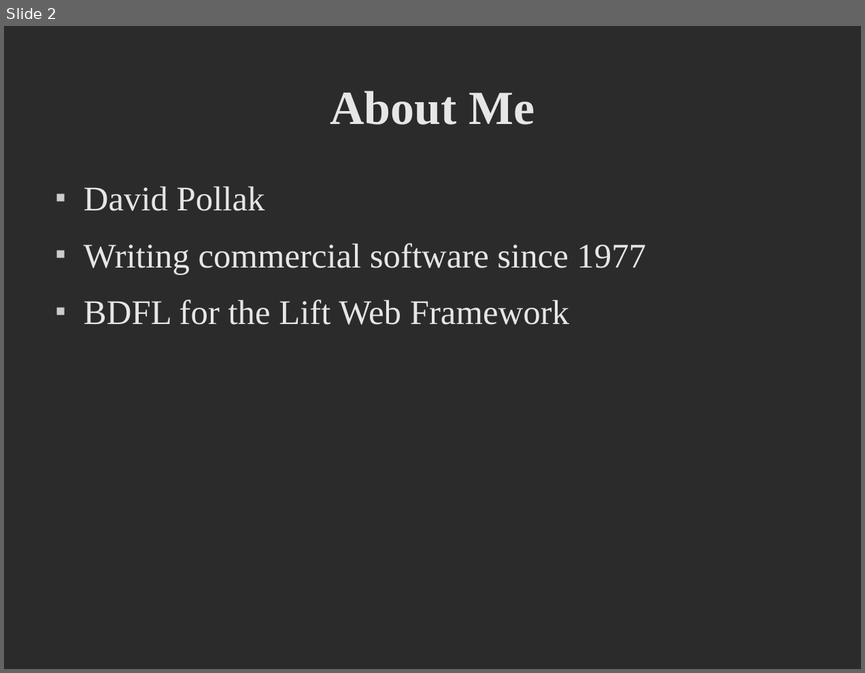
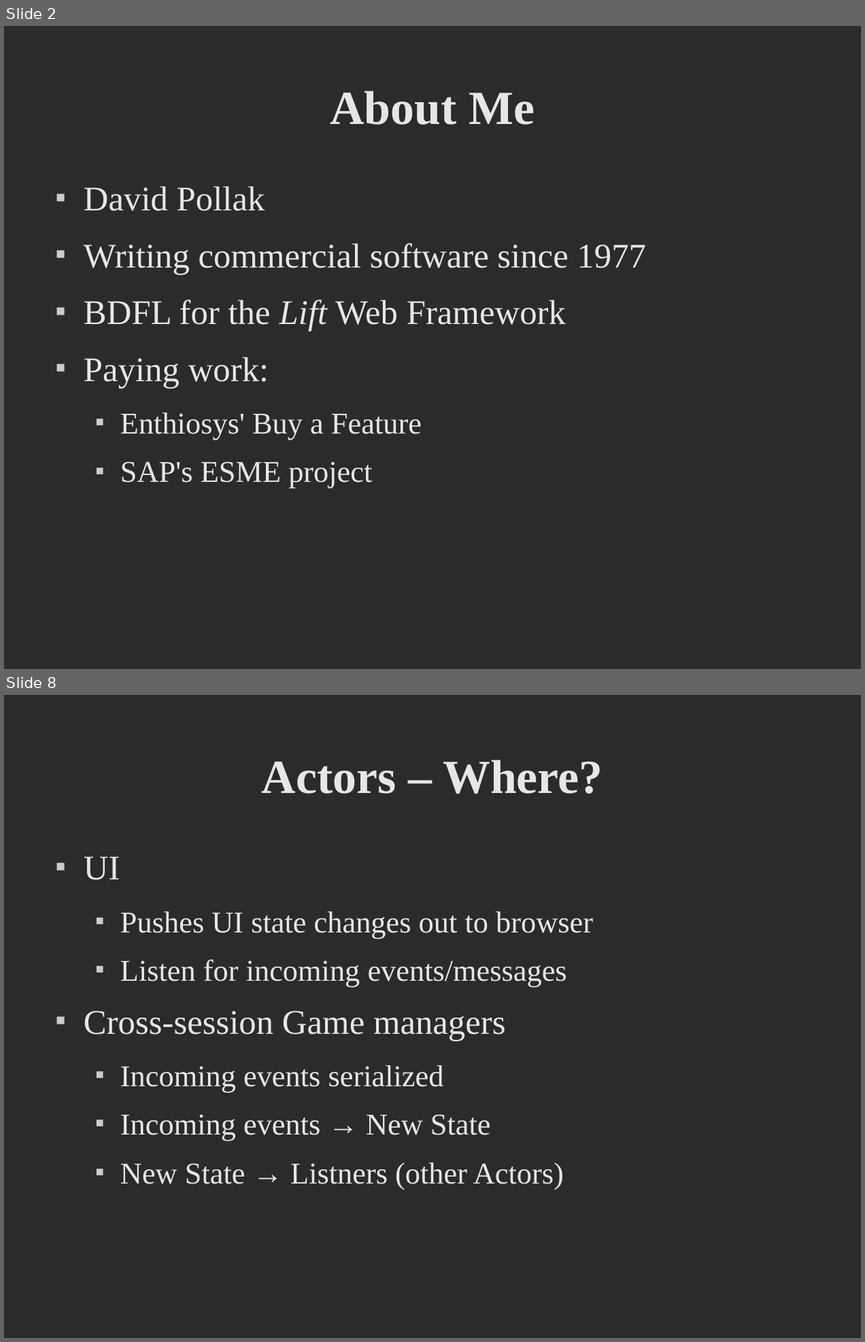
Before and after one commit to dpp/lift-samples, a slide deck: presentations/2008_dpp_CUFP/CUFP Preso.odp. Shown one above the other, each under a label of ours: slide 2 before the commit, slides 2 and 8 after it; the slides between them are not shown. The pictures are 865x673 and 865x1342 pixels, drawn with LibreOffice and Linux fonts; fonts in the diff are those of the drawing; background and template pictures are left out; a plain dark background stands for a picture behind light text. Boxes give left, top, right and bottom in pixels: in the first picture for what was removed or moved away, otherwise in the second. Text is boxed around its words. In the diff, an @@ line names an element or a change of style, - is before the commit and + after.

```diff
--- a/presentations/2008_dpp_CUFP/CUFP Preso.odp
+++ b/presentations/2008_dpp_CUFP/CUFP Preso.odp
@@ slide 8 added at [4,695,861,1338], background picture (left out) @@
@@ title added at [262,760,602,794], 44 pt, text #E6E6E6, bold @@
+Actors – Where?
@@ text added at [84,856,593,1189], 28 pt, text #E6E6E6 @@
+■ UI
+  ■ Pushes UI state changes out to browser
+  ■ Listen for incoming events/messages
+■ Cross-session Game managers
+  ■ Incoming events serialized
+  ■ Incoming events → New State
+  ■ New State → Listners (other Actors)
@@ slide 2 changed as well @@
@@ text at [84,299,566,331]: italic on in "Lift" @@
@@ text at [84,356,422,488]: paragraphs added @@
+■ Paying work:
+  ■ Enthiosys' Buy a Feature
+  ■ SAP's ESME project
```
Also in this commit, not shown: 1 other slide changed, 10 other slides added, 1 slide removed, 14 other files.
